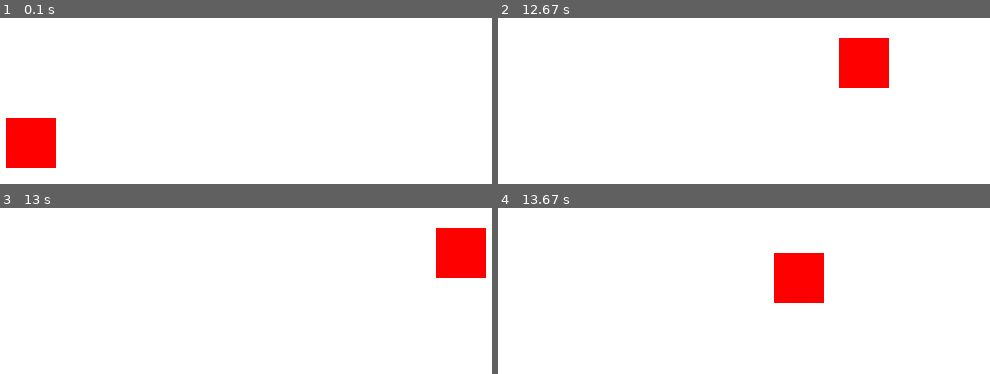
Above: before the commit, frames 1-4 (two rows, left to right).
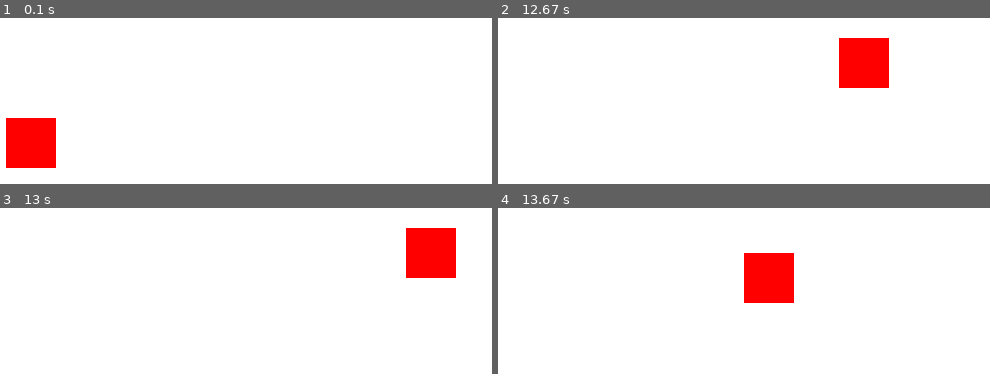
Above: after the commit, the same moments.

Repository: ToastWithCheeze/Programmering-Niva1
Game: pygame game, started from pygame/main.py
Two runs of this game, one before a commit and one after it. Both use one fixed random seed, a clock stepped at 60 frames per second and the inputs below.
Inputs:
- Up to frame 1 (0.1 s): no input
- Up to frame 2 (12.67 s): hold Up 0.33-0.8 s; hold Right 0.83-1.47 s; hold Down 1.5-1.87 s; hold Left 1.9-2.37 s; hold Right 2.4-2.87 s; hold Up 2.9-3.2 s; hold Right 3.23-3.7 s; hold Left 3.73-4.27 s; hold Down 4.3-4.6 s; hold Left 4.63-5.03 s; hold Up 5.07-5.43 s; hold Right 5.47-6.1 s; hold Down 6.13-6.5 s; hold Left 6.53-7 s; hold Right 7.03-7.5 s; hold Up 7.53-7.83 s; hold Right 7.87-8.33 s; hold Left 8.37-8.9 s; hold Down 8.93-9.23 s; hold Left 9.27-9.67 s; hold Up 9.7-10.07 s; hold Right 10.1-10.73 s; hold Down 10.77-11.13 s; hold Left 11.17-11.63 s; hold Right 11.67-12.13 s; hold Up 12.17-12.47 s; hold Right from 12.5 s (still down)
- Up to frame 3 (13 s): release Right at 12.97 s
- Up to frame 4 (13.67 s): hold Left 13-13.53 s; hold Down from 13.57 s (still down)

Frames 1-2 are identical in both runs. In frame 3, 3.7% of the frame differs, in the area x 82-99%, y 12-43%; in frame 4, 3.7%.

Commit message:
Added Player class

Diff:
--- a/pygame/main.py
+++ b/pygame/main.py
@@ -1,42 +1,41 @@
 import pygame
 import sys
 from globals import *
+from player import Player
+
 class Game:
     def __init__(self):
         pygame.init()
         self.screen = pygame.display.set_mode((SCREEN_WIDTH, SCREEN_HEIGHT))
+        self.running = True
 
-        self.running = True
-        self.player = pygame.Rect(100,100,50,50)
+        #Creates sprite groups
+        self.all_sprites = pygame.sprite.Group()
+
+        self.player = Player(self.all_sprites)
+
     def run(self):
         while self.running:
+            self.update()
             self.draw()
-            self.update()
 
             pygame.time.Clock().tick(FPS)
         self.close()
+
     def update(self):
         for event in pygame.event.get():
             if event.type == pygame.QUIT:
                 self.running = False
-            self.keys = pygame.key.get_pressed()
-        #Imported old movement controlls, will change later
+        self.all_sprites.update()
 
-
-        if self.keys[pygame.K_LEFT] and self.player.x > 0:
-            self.player.x -= 5
-        if self.keys[pygame.K_RIGHT] and self.player.x < (SCREEN_WIDTH-50):
-            self.player.x += 5
-        if self.keys[pygame.K_UP] and self.player.y > 0:
-            self.player.y -= 5
-        if self.keys[pygame.K_DOWN] and self.player.y < (SCREEN_HEIGHT-50):
-            self.player.y += 5
 
 
         pygame.display.update()
     def draw(self):
         self.screen.fill((255,255,255))
-        pygame.draw.rect(self.screen, (255,0,0), self.player, 0)
+
+        self.all_sprites.draw(self.screen)
+
     def close(self):
         pygame.quit()
         sys.exit()
--- /dev/null
+++ b/pygame/player.py
@@ -0,0 +1,25 @@
+import pygame
+from globals import *
+
+class Player(pygame.sprite.Sprite):
+    def __init__(self, groups, image=pygame.Surface((50,50)), x = 100, y = 100):
+        super().__init__(groups)
+        self.image = image
+        self.image.fill((255,0,0))
+        self.rect = self.image.get_rect()
+
+        self.rect.topleft = (x, y)
+        self.velocity = 5
+        self.x = x
+        self.y = y
+    def update(self):
+        keys = pygame.key.get_pressed()
+
+        if keys[pygame.K_LEFT] and self.rect.x > 0:
+            self.rect.x -= self.velocity
+        if keys[pygame.K_RIGHT] and self.rect.x < (SCREEN_WIDTH-self.x):
+            self.rect.x += self.velocity
+        if keys[pygame.K_UP] and self.rect.y > 0:
+            self.rect.y -= self.velocity
+        if keys[pygame.K_DOWN] and self.rect.y < (SCREEN_HEIGHT-self.y):
+            self.rect.y += self.velocity
